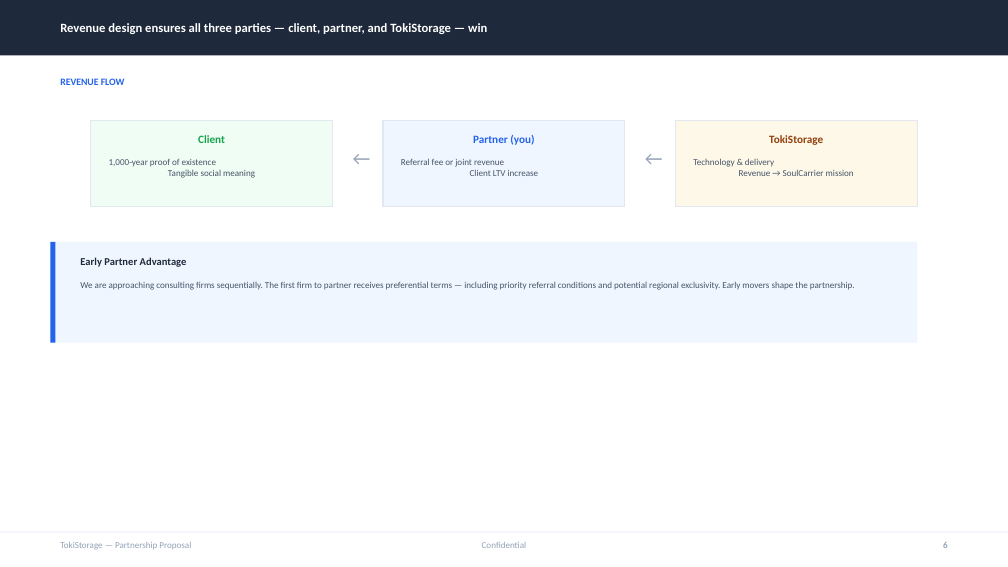
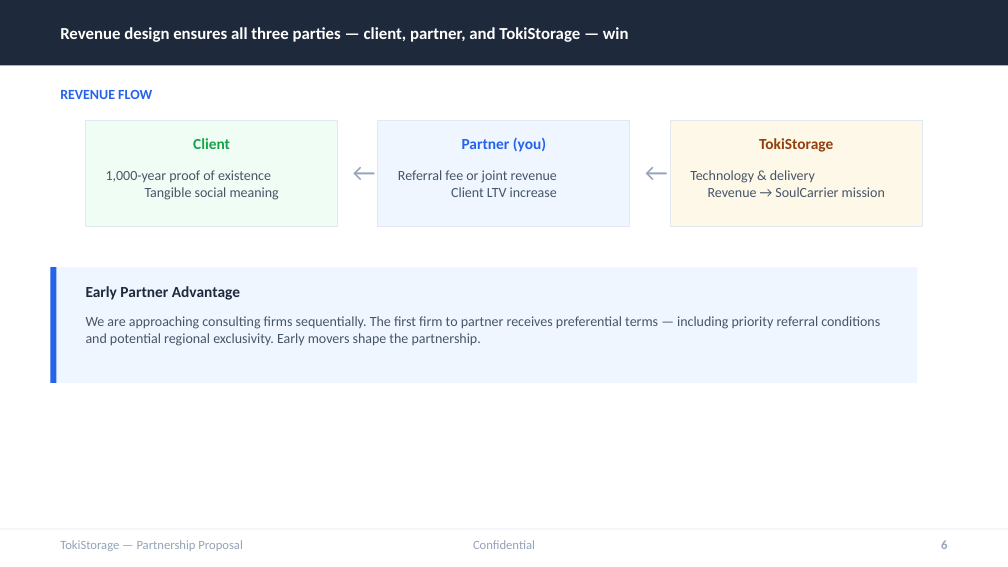
Before and after one commit to timeless-residents/pearlmemorial, a slide deck: slide 6 of toki/tokistorage-partnership-deck-en.pptx. Drawn at 1008x567 pixels with LibreOffice and Linux fonts; fonts in the diff are those of the drawing. Boxes give left, top, right and bottom in pixels: in the first picture for what was removed or moved away, otherwise in the second. Text is boxed around its words. In the diff, an @@ line names an element or a change of style, - is before the commit and + after.

```diff
--- a/toki/tokistorage-partnership-deck-en.pptx
+++ b/toki/tokistorage-partnership-deck-en.pptx
@@ rectangle: place and size @@
-rectangle at box(0, 0, 1008, 55)
+rectangle at box(0, 0, 1008, 66)
@@ text "Revenue design ensures all three ..." at box(60, 27, 629, 42): size 9 to 12 pt @@
@@ text "REVENUE FLOW": place and size @@
-text "REVENUE FLOW" at box(60, 78, 125, 85)
+text "REVENUE FLOW" at box(60, 90, 152, 99)
@@ text "REVENUE FLOW" at box(60, 90, 152, 99): size 7 to 10 pt @@
@@ rectangle: place and size @@
-rectangle at box(91, 121, 333, 207)
+rectangle at box(86, 121, 338, 227)
@@ rectangle: place and size @@
-rectangle at box(383, 121, 625, 207)
+rectangle at box(378, 121, 630, 227)
@@ rectangle: place and size @@
-rectangle at box(675, 121, 917, 207)
+rectangle at box(670, 121, 922, 227)
@@ size 8 to 11 pt in 3 elements at box(193, 138, 230, 149), box(462, 138, 546, 152), box(759, 138, 833, 152) @@
@@ text "1,000-year proof of existence Tangible ...": place and size @@
-text "1,000-year proof of existence Tangible ..." at box(109, 159, 255, 178)
+text "1,000-year proof of existence Tangible ..." at box(106, 170, 279, 200)
@@ text "←": place and size @@
-text "←" at box(343, 141, 373, 171)
+text "←" at box(343, 151, 373, 186)
@@ text "←" at box(343, 151, 373, 186): size 14 to 18 pt @@
@@ text "Referral fee or joint revenue ...": place and size @@
-text "Referral fee or joint revenue ..." at box(401, 158, 539, 176)
+text "Referral fee or joint revenue ..." at box(398, 170, 557, 197)
@@ text "←" at box(635, 151, 665, 186): size 14 to 18 pt @@
@@ text "←": place and size @@
-text "←" at box(635, 141, 665, 171)
+text "←" at box(635, 151, 665, 186)
@@ text "Technology & delivery Revenue → ...": place and size @@
-text "Technology & delivery Revenue → ..." at box(693, 158, 854, 176)
+text "Technology & delivery Revenue → ..." at box(690, 170, 885, 197)
@@ rectangle: place and size @@
-rectangle at box(50, 242, 917, 343)
+rectangle at box(50, 267, 917, 383)
@@ rectangle: place and size @@
-rectangle at box(50, 242, 55, 343)
+rectangle at box(50, 267, 56, 383)
@@ text "Early Partner Advantage": place and size @@
-text "Early Partner Advantage" at box(80, 257, 187, 267)
+text "Early Partner Advantage" at box(86, 286, 240, 300)
@@ text "Early Partner Advantage" at box(86, 286, 240, 300): size 7.5 to 11 pt @@
@@ size 6.5 to 10 pt in 4 elements at box(106, 170, 279, 200), box(398, 170, 557, 197), box(690, 170, 885, 197), box(86, 316, 880, 346) @@
@@ text "We are approaching consulting firms ...": place and size @@
-text "We are approaching consulting firms ..." at box(80, 281, 855, 290)
+text "We are approaching consulting firms ..." at box(86, 316, 880, 346)
@@ size 6.5 to 9 pt in 3 elements at box(60, 540, 243, 551), box(473, 540, 535, 549), box(941, 540, 947, 549) @@
```
Also in this commit, not shown: 8 other slides changed, 4 other files.
